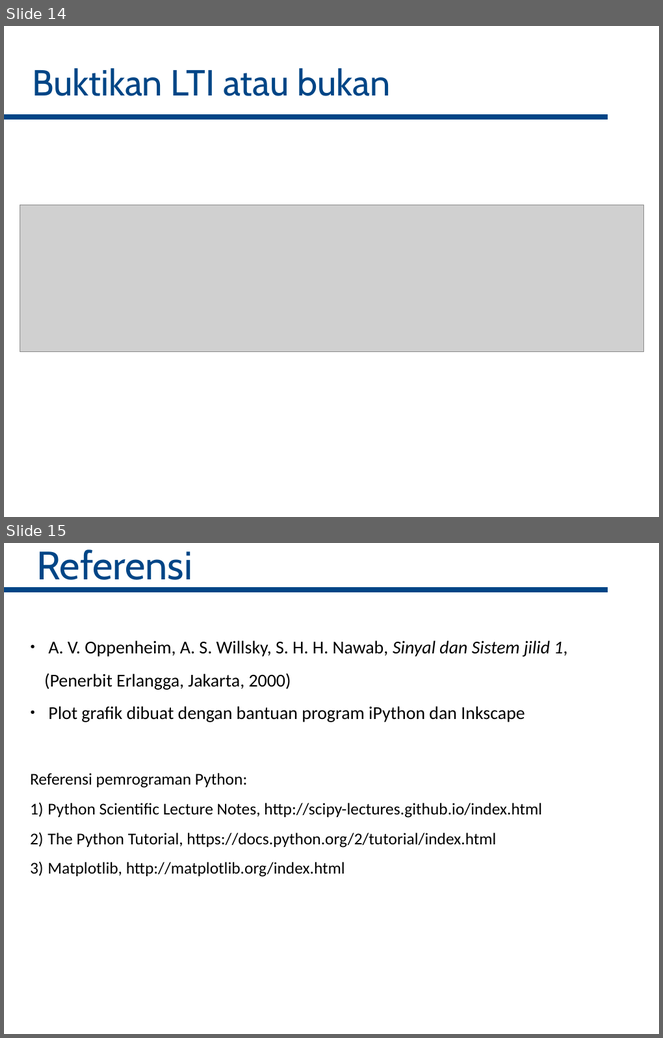
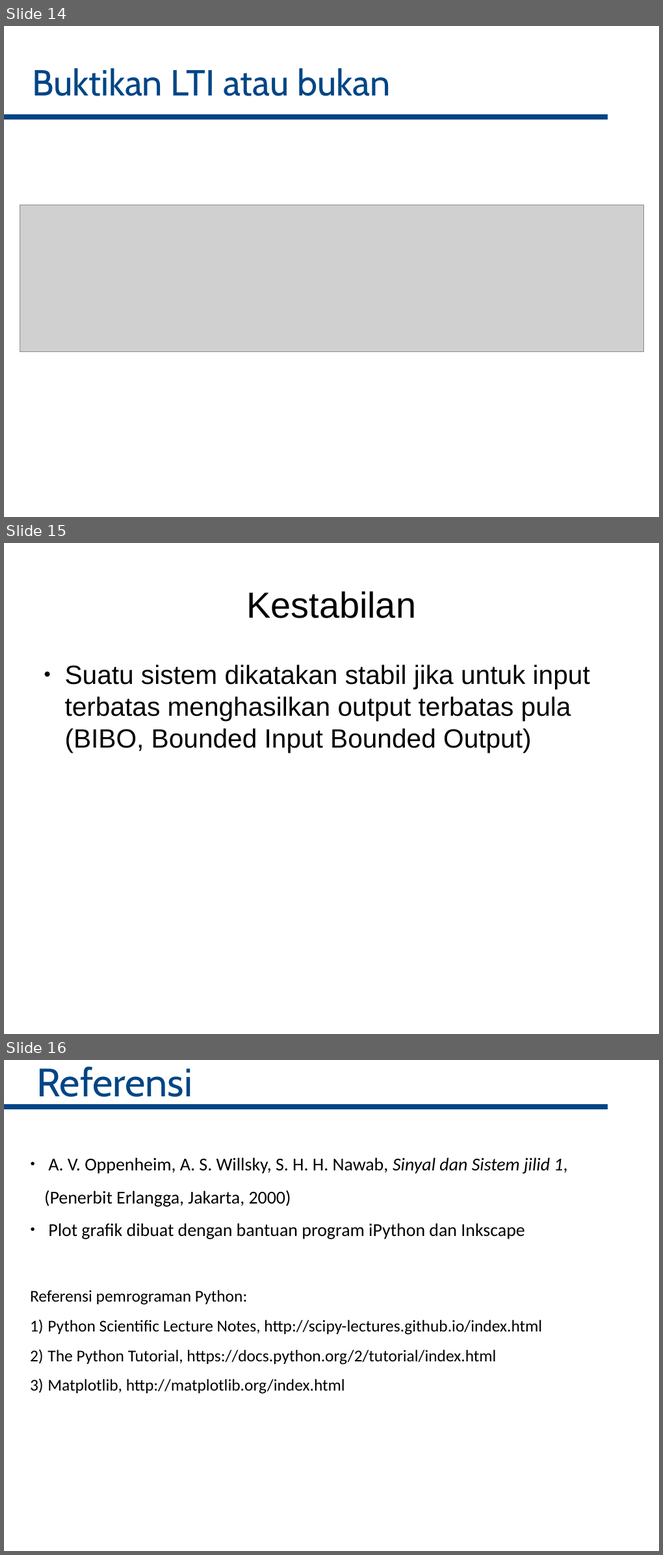
Before and after one commit to bagustris/sinyalsistem, a slide deck: slides/Lect2_SinyalSistem.odp. Shown one above the other, each under a label of ours: slides 14 and 15 before the commit, slides 14, 15 and 16 after it. The pictures are 663x1038 and 663x1555 pixels, drawn with LibreOffice and Linux fonts; fonts in the diff are those of the drawing; grey boxes stand for pictures. Boxes give left, top, right and bottom in pixels: in the first picture for what was removed or moved away, otherwise in the second. Text is boxed around its words. In the diff, an @@ line names an element or a change of style, - is before the commit and + after.

```diff
--- a/slides/Lect2_SinyalSistem.odp
+++ b/slides/Lect2_SinyalSistem.odp
@@ slide 15 added at bbox=[4, 543, 659, 1034], background #FFFFFF @@
@@ title added at bbox=[246, 591, 416, 618], 44 pt, text #000000 @@
+Kestabilan
@@ text added at bbox=[65, 665, 590, 752], 32 pt, text #000000 @@
+● Suatu sistem dikatakan stabil jika untuk input terbatas menghasilkan output terbatas pula (BIBO, Bounded Input Bounded Output)
@@ what was slide 15 is now slide 16 @@
```
Also in this commit, not shown: 7 slides changed, 5 other files.
